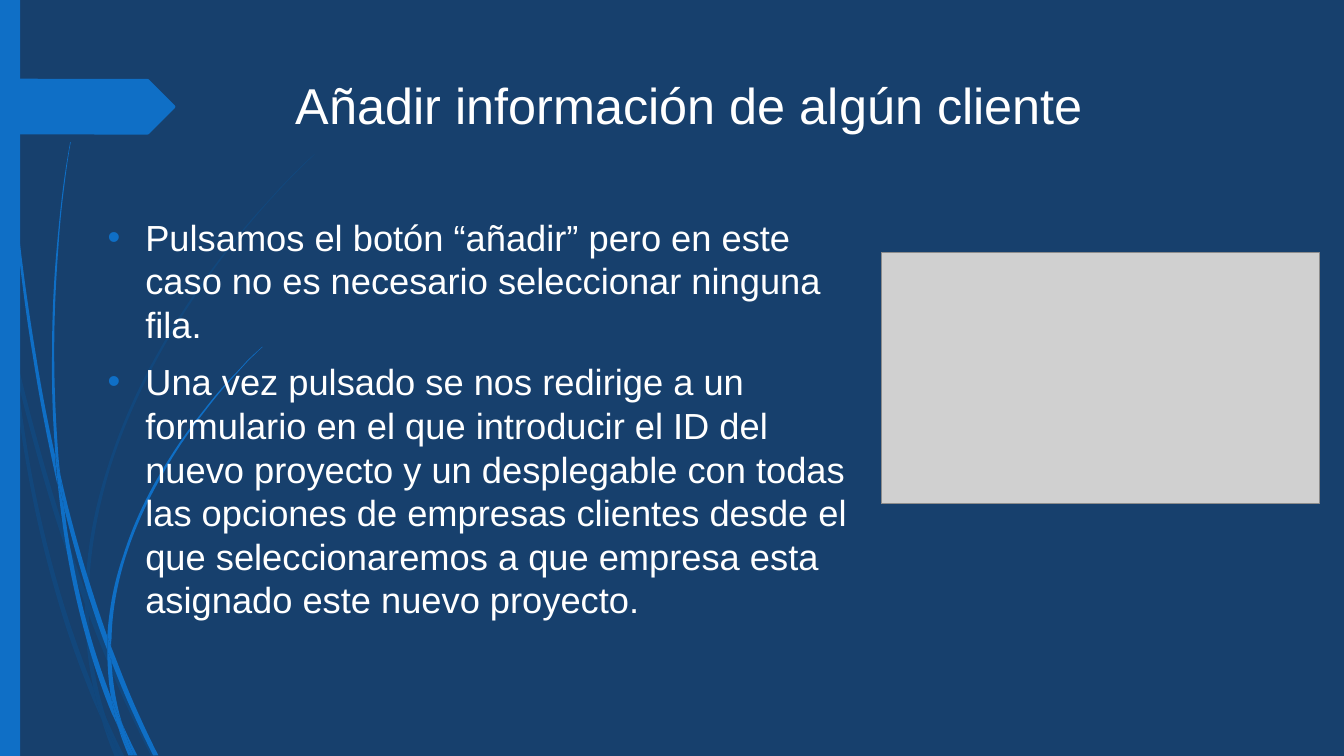
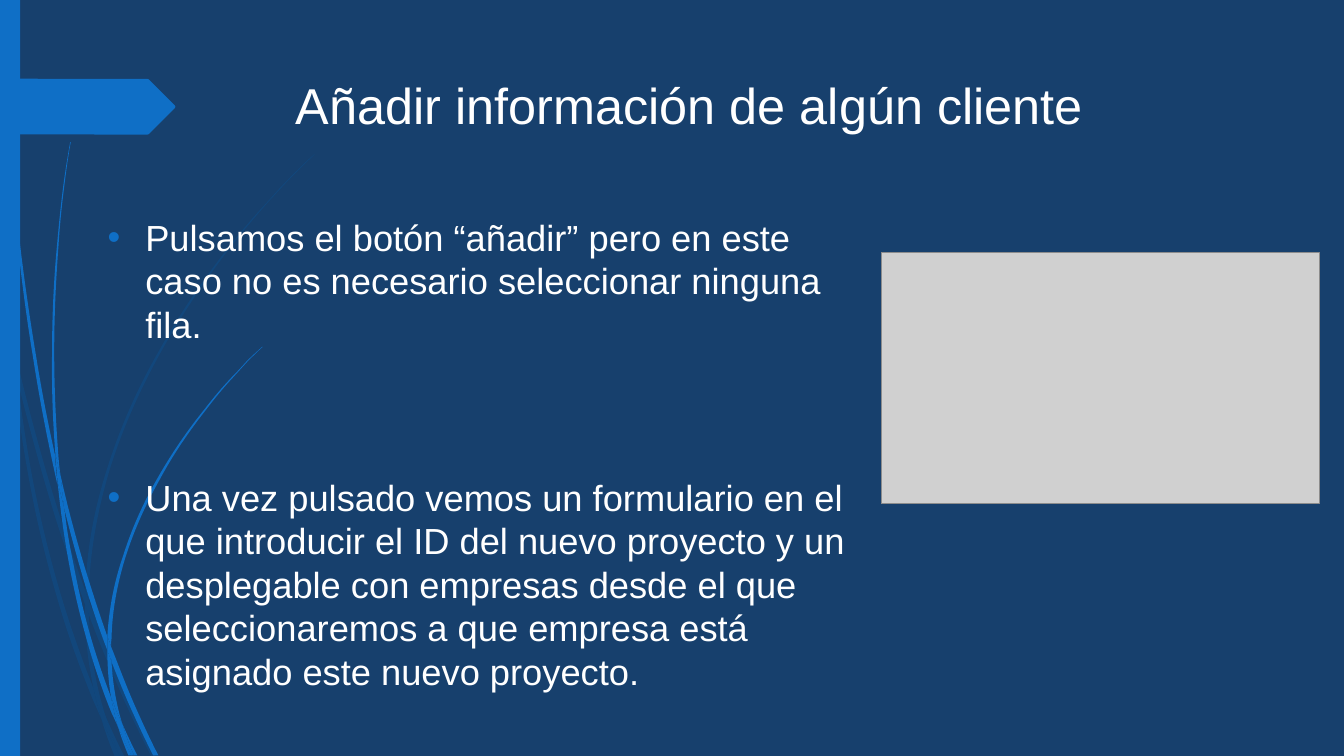
Before and after one commit to albertogmdev/ProyectoWebC-S, a slide deck: slide 8 of Presentación Web.pptx. Drawn at 1344x756 pixels with LibreOffice and Linux fonts; fonts in the diff are those of the drawing; grey boxes stand for pictures. Boxes give left, top, right and bottom in pixels: in the first picture for what was removed or moved away, otherwise in the second. Text is boxed around its words. In the diff, an @@ line names an element or a change of style, - is before the commit and + after.

```diff
--- a/Presentación Web.pptx
+++ b/Presentación Web.pptx
@@ text at (145, 482, 844, 648): text changed @@
-• Una vez pulsado se nos redirige a un formulario en el que introducir el ID del nuevo proyecto y un desplegable con todas las opciones de empresas clientes desde el que seleccionaremos a que empresa esta asignado este nuevo proyecto.
+• Una vez pulsado vemos un formulario en el que introducir el ID del nuevo proyecto y un desplegable con empresas desde el que seleccionaremos a que empresa está asignado este nuevo proyecto.
```
Also in this commit, not shown: 15 other slides changed.
